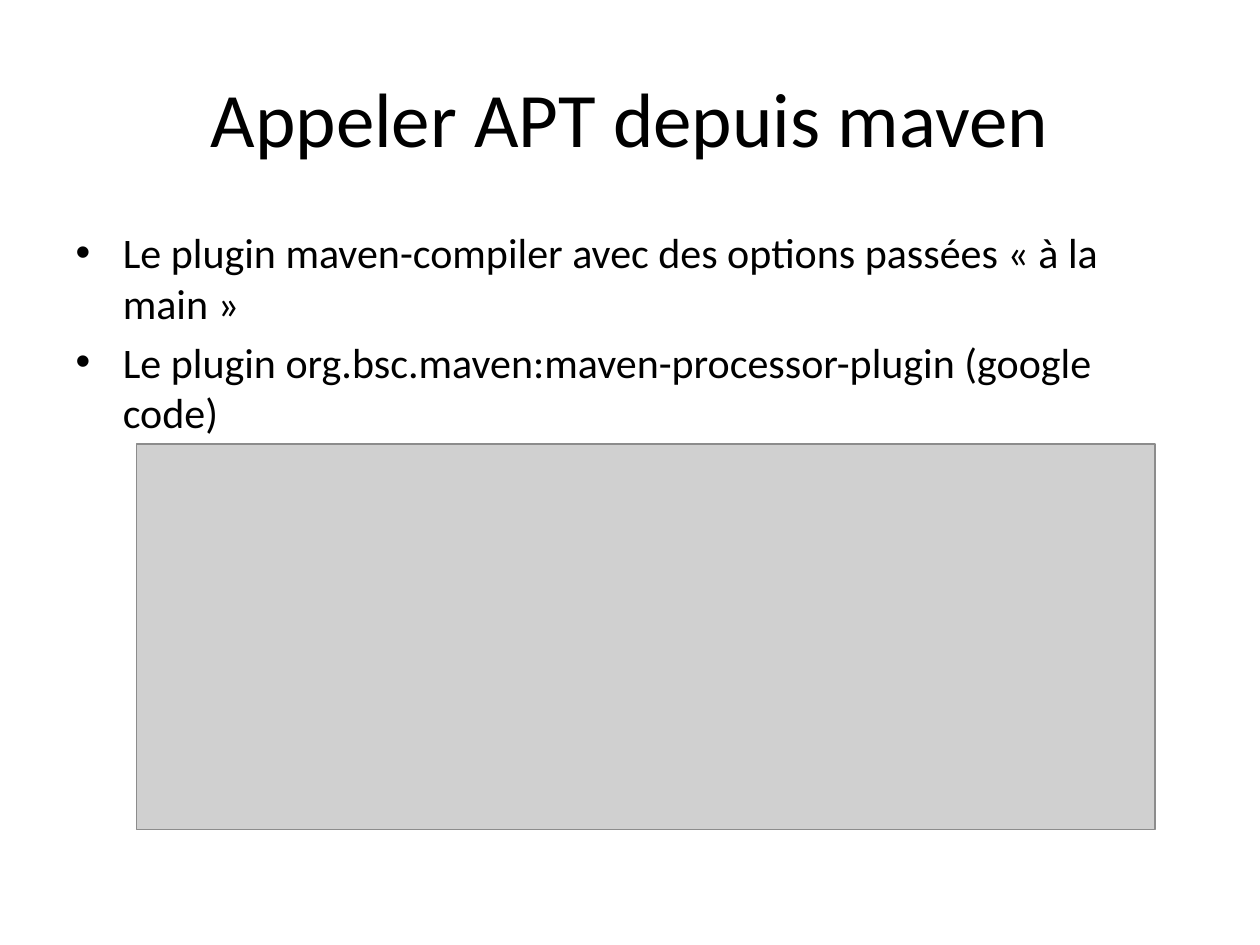
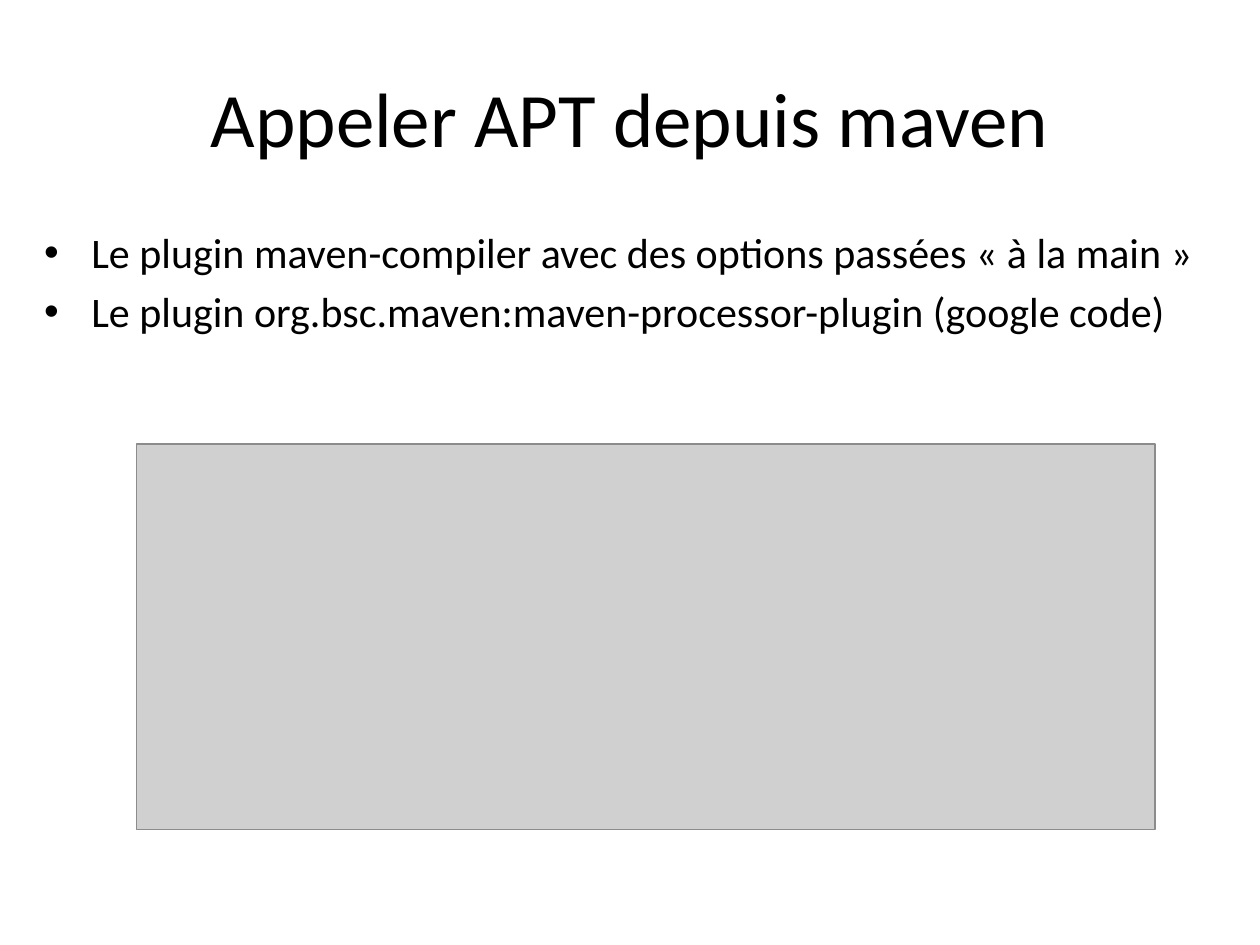
Before and after one commit to dbaeli/ez18n, a slide deck: slide 4 of ez18n-slides/apt_in_nutshell.pptx. Drawn at 1260x945 pixels with LibreOffice and Linux fonts; fonts in the diff are those of the drawing; grey boxes stand for pictures; background and template pictures are left out. Boxes give left, top, right and bottom in pixels: in the first picture for what was removed or moved away, otherwise in the second. Text is boxed around its words. In the diff, an @@ line names an element or a change of style, - is before the commit and + after.

```diff
--- a/ez18n-slides/apt_in_nutshell.pptx
+++ b/ez18n-slides/apt_in_nutshell.pptx
@@ text "Le plugin maven-compiler avec des ..." rewrapped from box(123, 238, 1098, 386) to box(91, 238, 1164, 335) @@
```
Also in this commit, not shown: 2 other slides changed.
